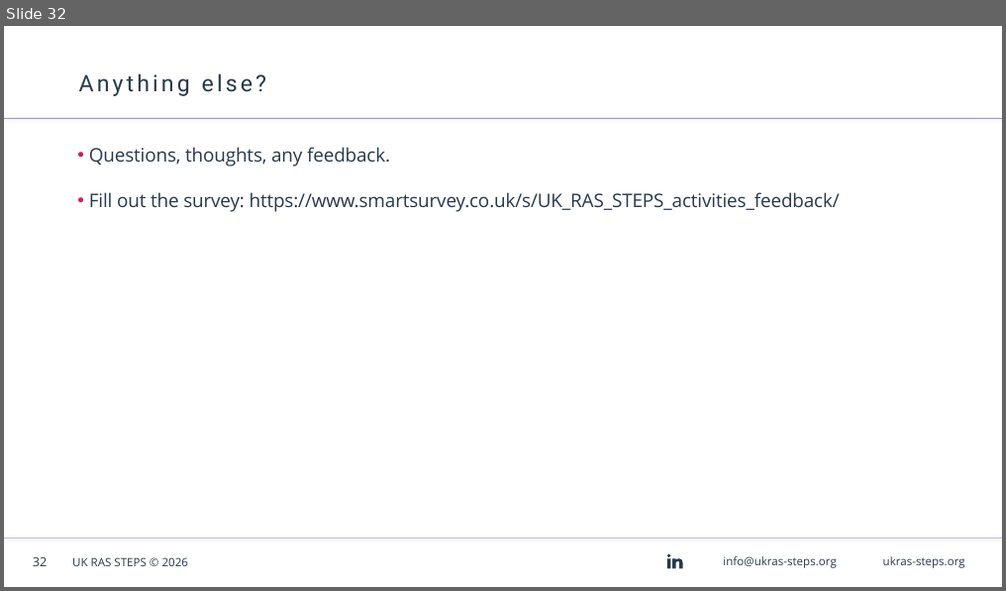
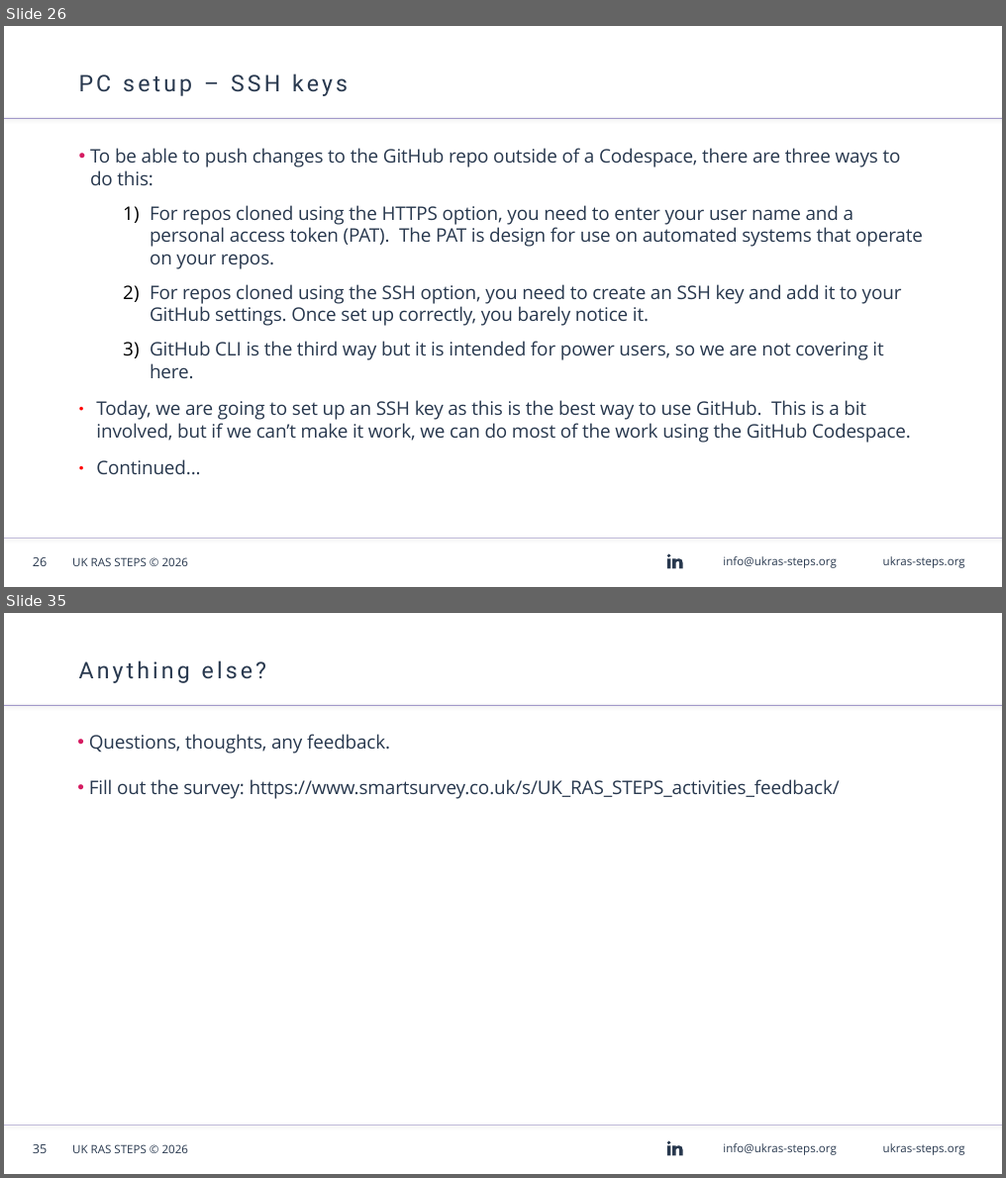
Before and after one commit to AndyBlightLeeds/git-github-workshop, a slide deck: presentation/Git & GitHub Workshop - Linux.odp. Shown one above the other, each under a label of ours: slide 32 before the commit, slides 26 and 35 after it; the slides between them are not shown. The pictures are 1006x591 and 1006x1178 pixels, drawn with LibreOffice and Linux fonts; fonts in the diff are those of the drawing; background and template pictures are left out. Boxes give left, top, right and bottom in pixels: in the first picture for what was removed or moved away, otherwise in the second. Text is boxed around its words. In the diff, an @@ line names an element or a change of style, - is before the commit and + after.

```diff
--- a/presentation/Git & GitHub Workshop - Linux.odp
+++ b/presentation/Git & GitHub Workshop - Linux.odp
@@ slide 26 added at (4, 26, 1002, 587), background #FFFFFF; not listed: 7 template elements that a slide beside it also shows @@
@@ title added at (79, 74, 348, 96), 22 pt, text #28384E @@
+PC setup – SSH keys
@@ text added at (90, 148, 923, 475), 18 pt, text #28384E @@
+• To be able to push changes to the GitHub repo outside of a Codespace, there are three ways to do this:
+  1) For repos cloned using the HTTPS option, you need to enter your user name and a personal access token (PAT). The PAT is design for use on automated systems that operate on your repos.
+  2) For repos cloned using the SSH option, you need to create an SSH key and add it to your GitHub settings. Once set up correctly, you barely notice it.
+  3) GitHub CLI is the third way but it is intended for power users, so we are not covering it here.
+● Today, we are going to set up an SSH key as this is the best way to use GitHub. This is a bit involved, but if we can’t make it work, we can do most of the work using the GitHub Codespace.
+● Continued...
@@ what was slide 32 is now slide 35 @@
@@ page number at (33, 1145, 47, 1154): text changed @@
-32
+35
```
Also in this commit, not shown: 6 slides changed, 8 other slides added, 6 slides removed, 1 other file.
